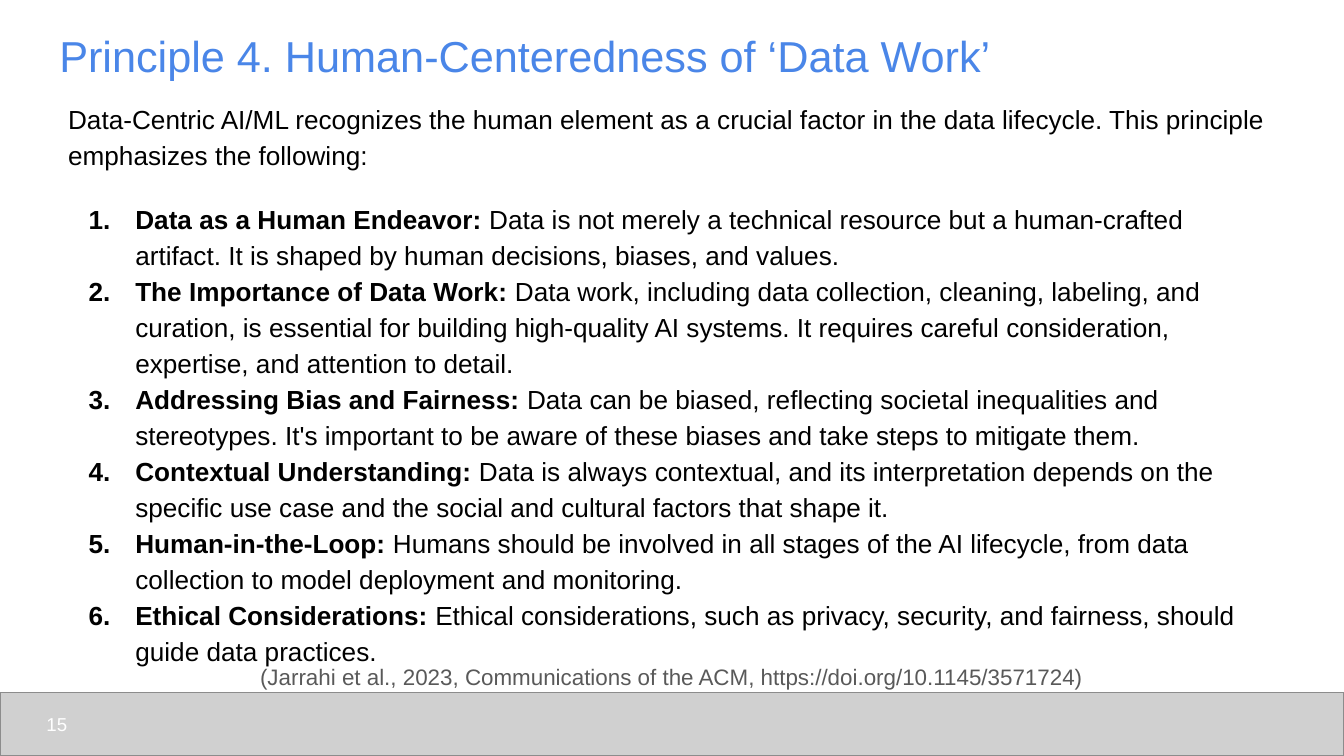
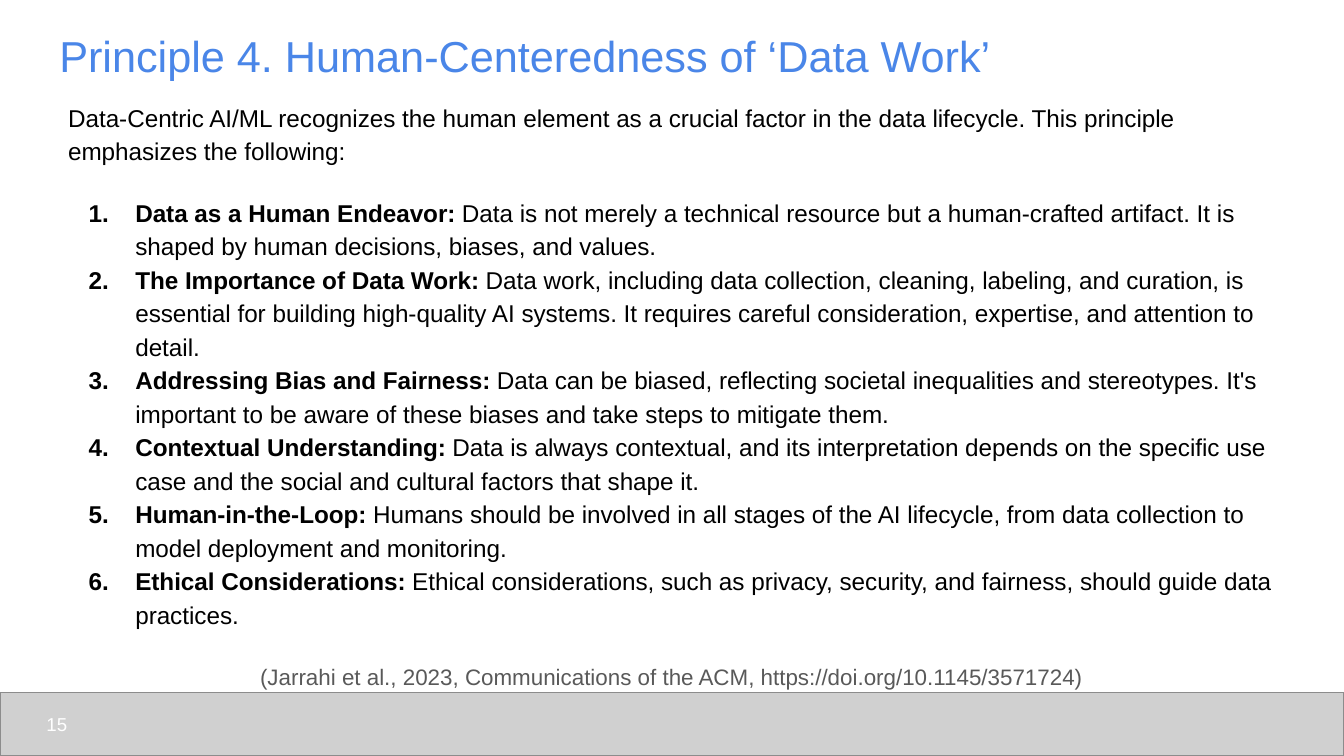
Before and after one commit to udel-cbcb/NIGMS-Sandbox-UD, a slide deck: slide 15 of Submodule_2/Lectures/Submodule_2_Lecture_3_Data_Centric_AI_ML.pptx. Drawn at 1344x756 pixels with LibreOffice and Linux fonts; fonts in the diff are those of the drawing; grey boxes stand for pictures. Boxes give left, top, right and bottom in pixels: in the first picture for what was removed or moved away, otherwise in the second. Text is boxed around its words. In the diff, an @@ line names an element or a change of style, - is before the commit and + after.

```diff
--- a/Submodule_2/Lectures/Submodule_2_Lecture_3_Data_Centric_AI_ML.pptx
+++ b/Submodule_2/Lectures/Submodule_2_Lecture_3_Data_Centric_AI_ML.pptx
@@ text "Data-Centric AI/ML recognizes the human ..." at [68,109,1271,629]: size 14 to 13 pt @@
```
Also in this commit, not shown: 3 other slides changed, 1 slide added, 3 other files.
